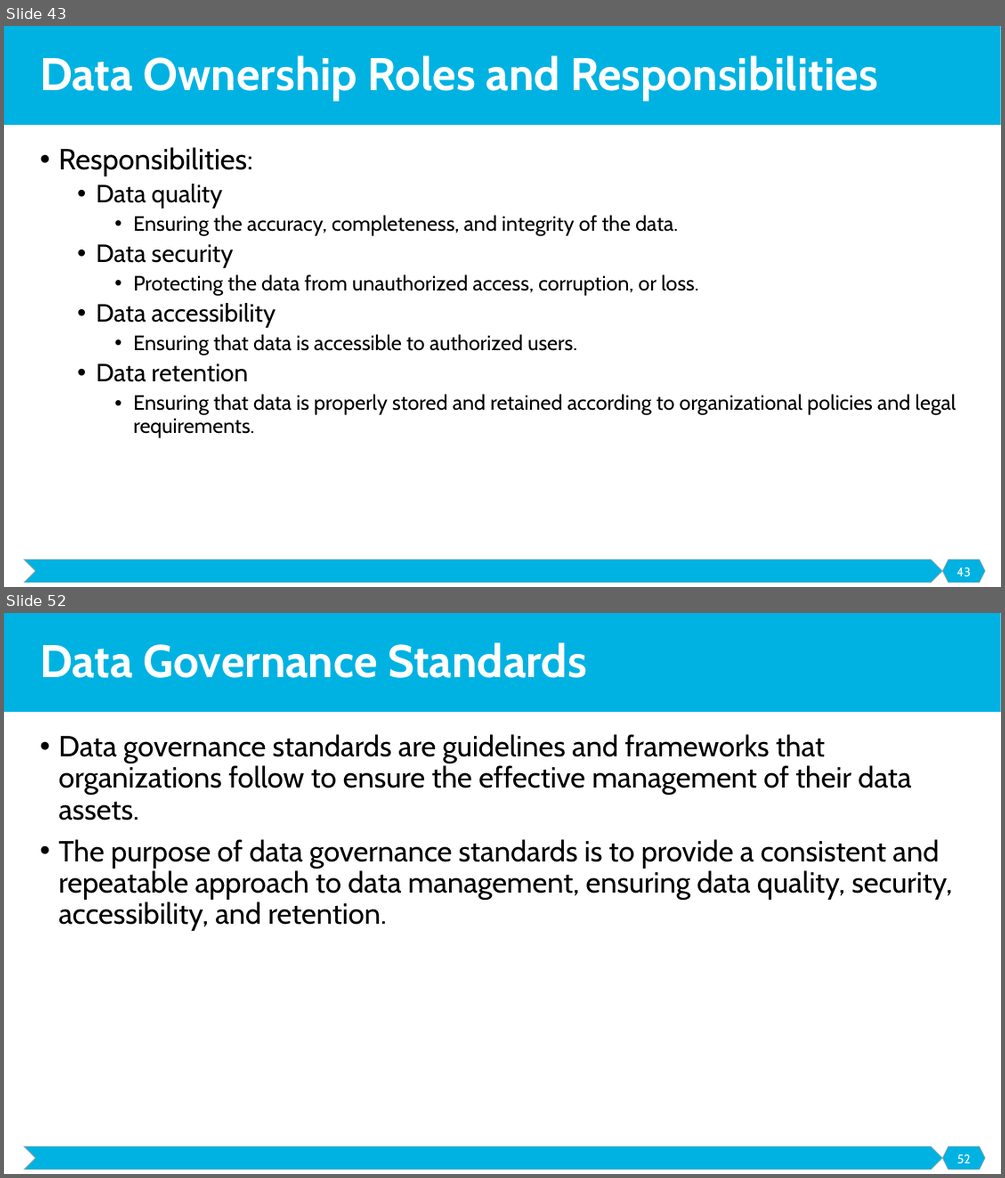
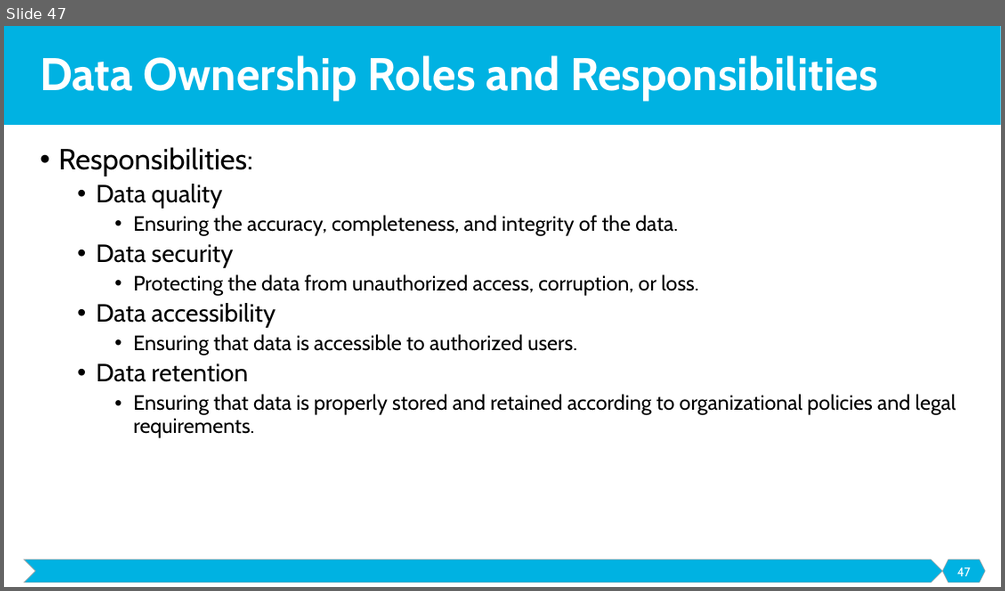
Before and after one commit to malenezi/malenezi, a slide deck: IS466/Lectures/2-DG-Roles and Responsibilities/Data Governance Roles and Responsibilities.pptx. Shown one above the other, each under a label of ours: slides 43 and 52 before the commit, slide 47 after it; the slides between them are not shown. The pictures are 1005x1178 and 1005x591 pixels, drawn with LibreOffice and Linux fonts; fonts in the diff are those of the drawing. Boxes give left, top, right and bottom in pixels: in the first picture for what was removed or moved away, otherwise in the second. Text is boxed around its words. In the diff, an @@ line names an element or a change of style, - is before the commit and + after.

```diff
--- a/IS466/Lectures/2-DG-Roles and Responsibilities/Data Governance Roles and Responsibilities.pptx
+++ b/IS466/Lectures/2-DG-Roles and Responsibilities/Data Governance Roles and Responsibilities.pptx
@@ slide 52 removed at (x1=4, y1=613, x2=1001, y2=1174), background #FFFFFF; not listed: 3 template elements that a slide beside it also shows @@
@@ title removed at (x1=40, y1=642, x2=587, y2=678) @@
-Data Governance Standards
@@ text removed at (x1=58, y1=734, x2=952, y2=931) @@
-• Data governance standards are guidelines and frameworks that organizations follow to ensure the effective management of their data assets.
-• The purpose of data governance standards is to provide a consistent and repeatable approach to data management, ensuring data quality, security, accessibility, and retention.
@@ page number removed at (x1=957, y1=1154, x2=971, y2=1163) @@
-52
@@ what was slide 43 is now slide 47 @@
@@ page number at (x1=957, y1=567, x2=971, y2=576): text changed @@
-43
+47
```
Also in this commit, not shown: 1 slide changed, 5 slides added, 44 other slides removed, 8 other files.
